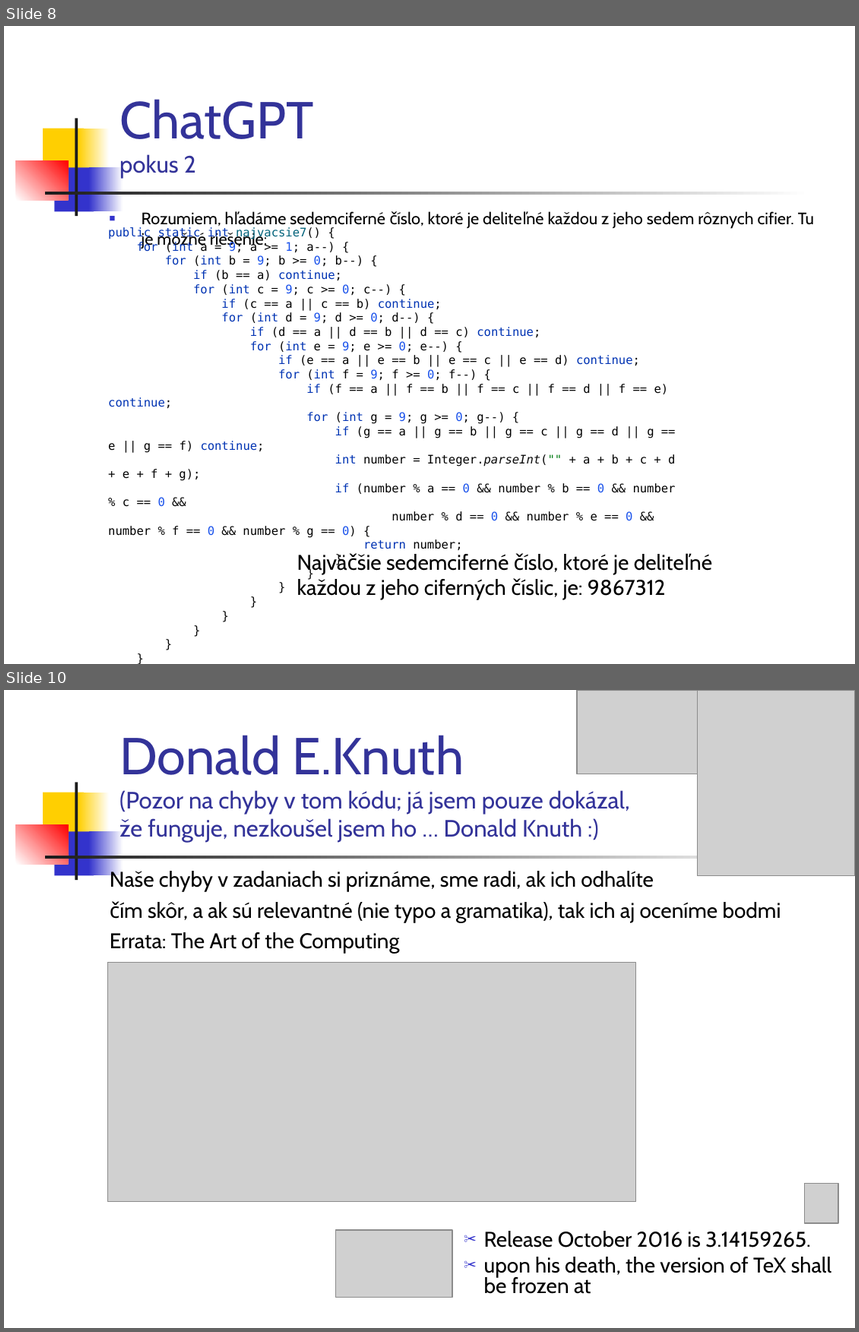
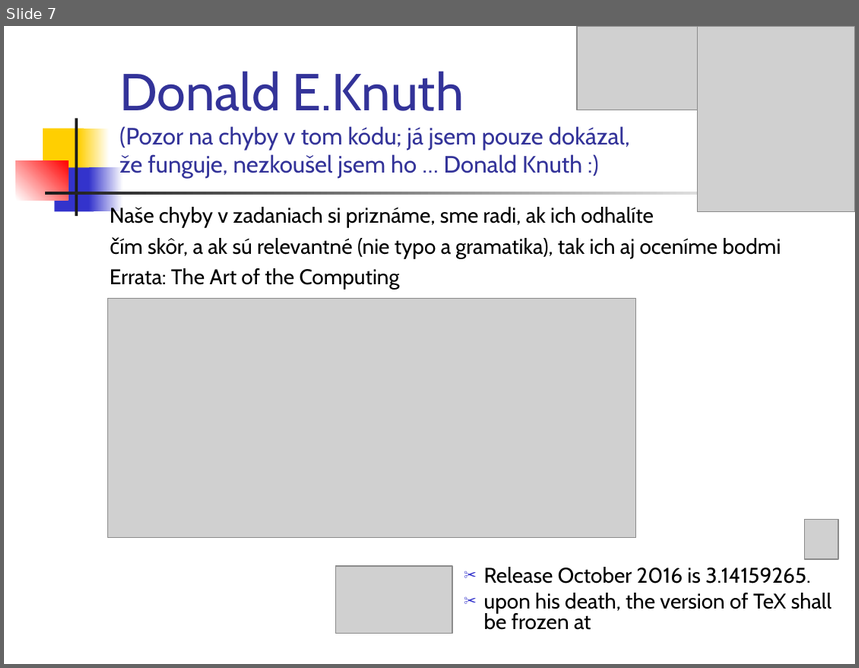
Before and after one commit to Programovanie4/Prednasky, a slide deck: 02/02_java.ppt. Shown one above the other, each under a label of ours: slides 8 and 10 before the commit, slide 7 after it; the slides between them are not shown. The pictures are 859x1332 and 859x668 pixels, drawn with LibreOffice and Linux fonts; fonts in the diff are those of the drawing; grey boxes stand for pictures. Boxes give left, top, right and bottom in pixels: in the first picture for what was removed or moved away, otherwise in the second. Text is boxed around its words. In the diff, an @@ line names an element or a change of style, - is before the commit and + after.

```diff
--- a/02/02_java.ppt
+++ b/02/02_java.ppt
@@ slide 8 removed at box(4, 26, 855, 664), background #FFFFFF; not listed: 7 template elements that a slide beside it also shows @@
@@ rectangle removed at box(4, 31, 21, 64) @@
@@ title removed at box(120, 99, 314, 178) @@
-ChatGPT
-pokus 2
@@ text removed at box(142, 211, 814, 249) @@
-■ Rozumiem, hľadáme sedemciferné číslo, ktoré je deliteľné každou z jeho sedem rôznych cifier. Tu je možné riešenie:
@@ text removed at box(108, 256, 676, 550) @@
-public static int najvacsie7() {
-for (int a = 9; a >= 1; a--) {
-for (int b = 9; b >= 0; b--) {
-if (b == a) continue;
-for (int c = 9; c >= 0; c--) {
-if (c == a || c == b) continue;
-for (int d = 9; d >= 0; d--) {
-if (d == a || d == b || d == c) continue;
-for (int e = 9; e >= 0; e--) {
-if (e == a || e == b || e == c || e == d) continue;
-for (int f = 9; f >= 0; f--) {
-if (f == a || f == b || f == c || f == d || f == e) continue;
-for (int g = 9; g >= 0; g--) {
-if (g == a || g == b || g == c || g == d || g == e || g == f) continue;
-int number = Integer.parseInt("" + a + b + c + d + e + f + g);
-if (number % a == 0 && number % b == 0 && number % c == 0 &&
-number % d == 0 && number % e == 0 && number % f == 0 && number % g == 0) {
-return number;
-}
-}
-}
-}
-}
-}
-}
-}
-return -1;
-}
@@ text removed at box(297, 554, 666, 601) @@
-Najväčšie sedemciferné číslo, ktoré je deliteľné každou z jeho ciferných číslic, je: 9867312
@@ what was slide 10 is now slide 7 @@
```
Also in this commit, not shown: 5 slides changed, 1 slide added, 3 other slides removed, 1 other file.
